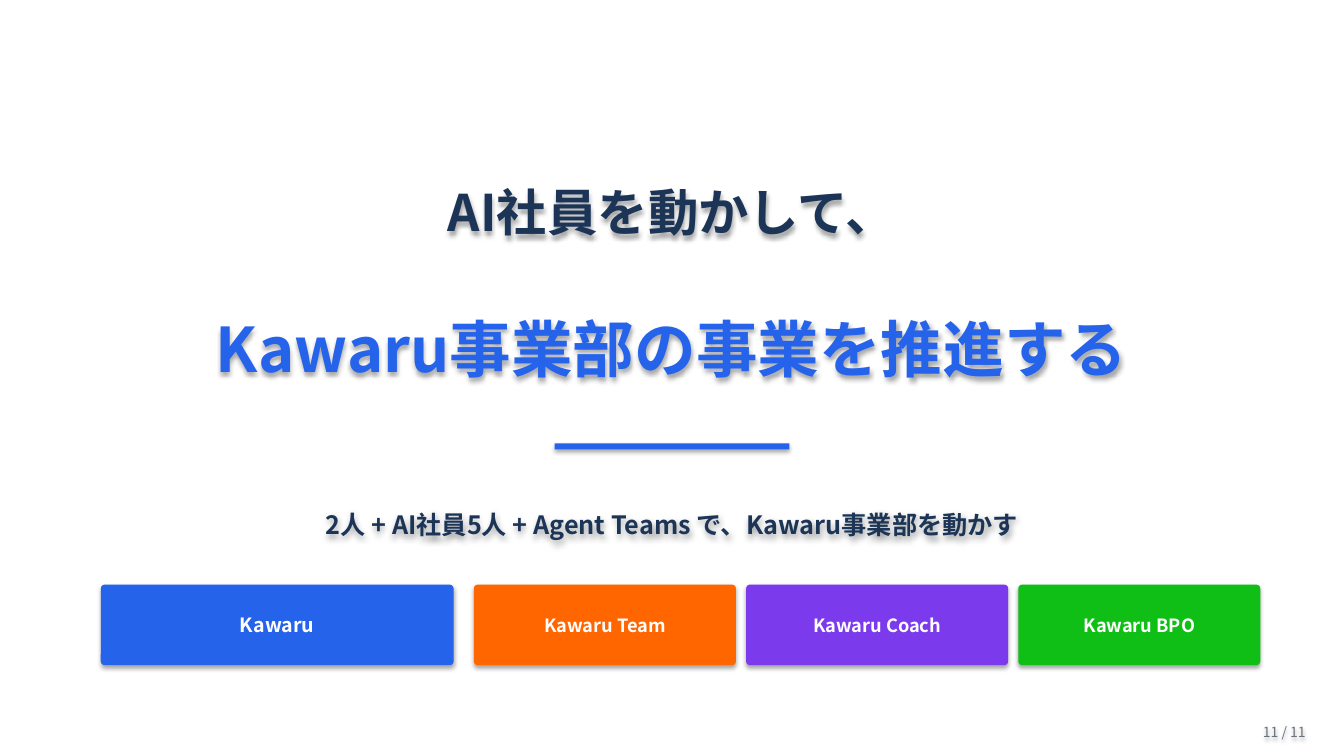
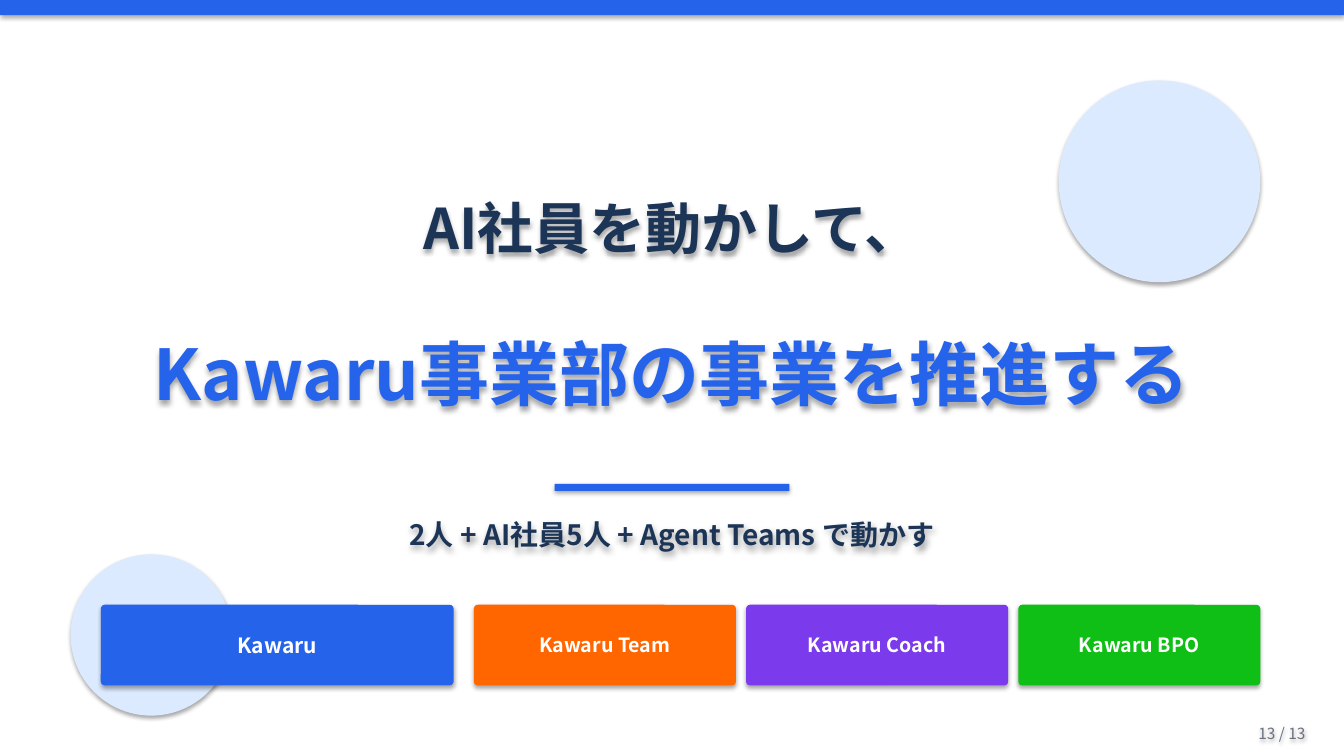
Before and after one commit to Ryunosuke-Okawa/Ryunosuke-n1, a slide deck: slide 13 of strategy/AI社員5人_発表_20260426.pptx (slide 11 before the commit). Drawn at 1344x756 pixels with LibreOffice and Linux fonts; fonts in the diff are those of the drawing. Boxes give left, top, right and bottom in pixels: in the first picture for what was removed or moved away, otherwise in the second. Text is boxed around its words. In the diff, an @@ line names an element or a change of style, - is before the commit and + after.

```diff
--- a/strategy/AI社員5人_発表_20260426.pptx
+++ b/strategy/AI社員5人_発表_20260426.pptx
@@ rectangle added at (x1=0, y1=0, x2=1344, y2=15), fill #2563EB @@
@@ ellipse added at (x1=1059, y1=81, x2=1260, y2=282), fill #DBEAFE @@
@@ text "AI社員を動かして、" moved from (x1=448, y1=188, x2=896, y2=240) to (x1=423, y1=201, x2=921, y2=258) @@
@@ text "AI社員を動かして、" at (x1=423, y1=201, x2=921, y2=258): size 36 to 40 pt @@
@@ text "Kawaru事業部の事業を推進する" moved from (x1=216, y1=319, x2=1128, y2=381) to (x1=154, y1=340, x2=1190, y2=410) @@
@@ text "Kawaru事業部の事業を推進する" at (x1=154, y1=340, x2=1190, y2=410): size 44 to 50 pt @@
@@ rectangle moved from (x1=555, y1=444, x2=789, y2=450) to (x1=555, y1=484, x2=789, y2=491) @@
@@ text at (x1=409, y1=521, x2=934, y2=552): text changed; size 18 to 20 pt @@
-2人 + AI社員5人 + Agent Teams で、Kawaru事業部を動かす
+2人 + AI社員5人 + Agent Teams で動かす
@@ ellipse added at (x1=71, y1=555, x2=232, y2=716), fill #DBEAFE @@
@@ rounded rectangle "Kawaru" at (x1=101, y1=605, x2=454, y2=686): size 14 to 15 pt @@
@@ 4 rounded rectangles moved together from (x1=101, y1=585, x2=1260, y2=665) to (x1=101, y1=605, x2=1260, y2=686) @@
@@ size 13 to 14 pt in 3 elements at (x1=474, y1=605, x2=736, y2=686), (x1=746, y1=605, x2=1008, y2=686), (x1=1018, y1=605, x2=1260, y2=686) @@
@@ text at (x1=1258, y1=727, x2=1305, y2=739): text changed; size 10 to 11 pt @@
-11 / 11
+13 / 13
```
Also in this commit, not shown: 8 other slides changed, 4 slides added, 2 slides removed, 1 other file.
